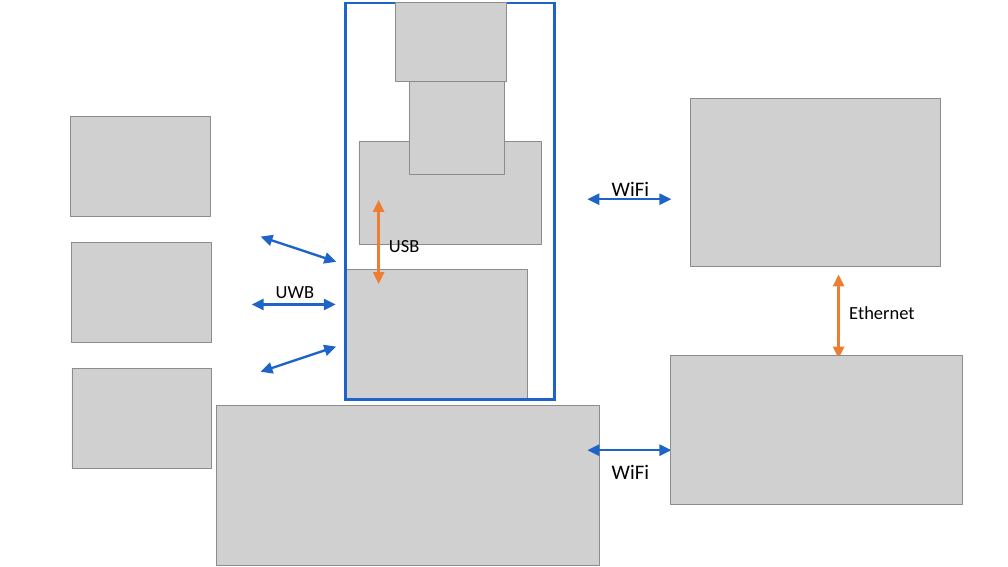
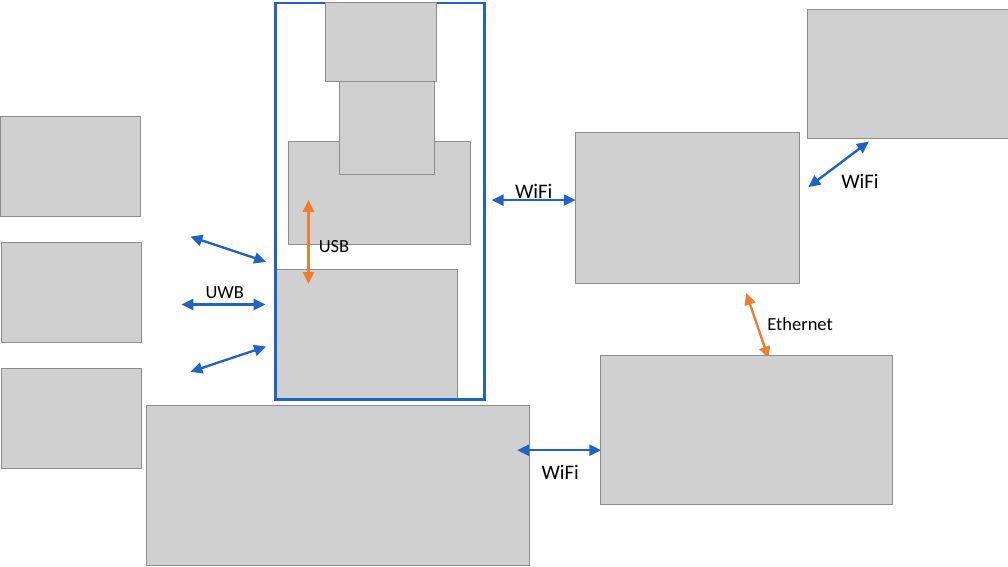
Before and after one commit to gartangh/Cross-Curricular-Project, a slide deck: slide 1 of Report/Setup.pptx. Drawn at 1008x567 pixels with LibreOffice and Linux fonts; fonts in the diff are those of the drawing; grey boxes stand for pictures. Boxes give left, top, right and bottom in pixels: in the first picture for what was removed or moved away, otherwise in the second. Text is boxed around its words. In the diff, an @@ line names an element or a change of style, - is before the commit and + after.

```diff
--- a/Report/Setup.pptx
+++ b/Report/Setup.pptx
@@ picture added at <box>808,10,1008,138</box> @@
@@ picture: place and size @@
-picture at <box>690,98,940,266</box>
+picture at <box>575,132,800,283</box>
@@ double arrow added from (808, 187) to (869, 141), #1E64C8 2.25 pt @@
@@ text "WiFi": place and size @@
-text "WiFi" at <box>612,182,649,200</box>
+text "WiFi" at <box>515,184,552,201</box>
@@ text added at <box>841,174,878,188</box>, 19.7 pt, text #000000 @@
+WiFi
@@ double arrow moved from (588, 200) - (671, 200) to (492, 200) - (575, 200) @@
@@ double arrow moved from (839, 274) - (839, 358) to (746, 293) - (768, 358) @@
@@ text "Ethernet": place and size @@
-text "Ethernet" at <box>849,306,914,319</box>
+text "Ethernet" at <box>767,317,832,330</box>
@@ 9 pictures, 5 double arrows, 3 texts, 1 rectangle: place and size @@
-9 pictures, 5 double arrows, 3 texts, 1 rectangle at <box>70,2,963,566</box>
+9 pictures, 5 double arrows, 3 texts, 1 rectangle at <box>0,2,892,566</box>
```
Also in this commit, not shown: 3 other files.
